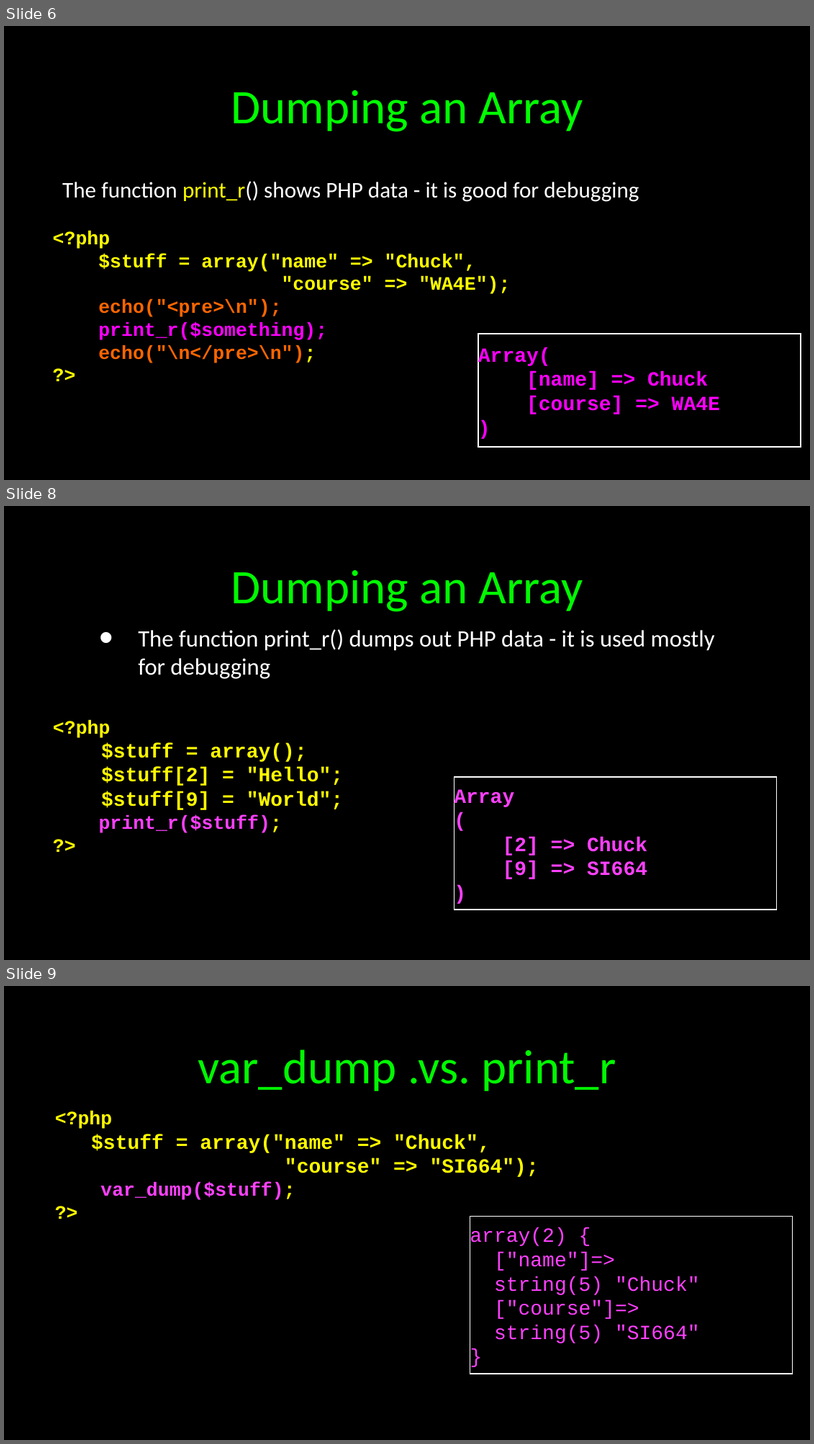
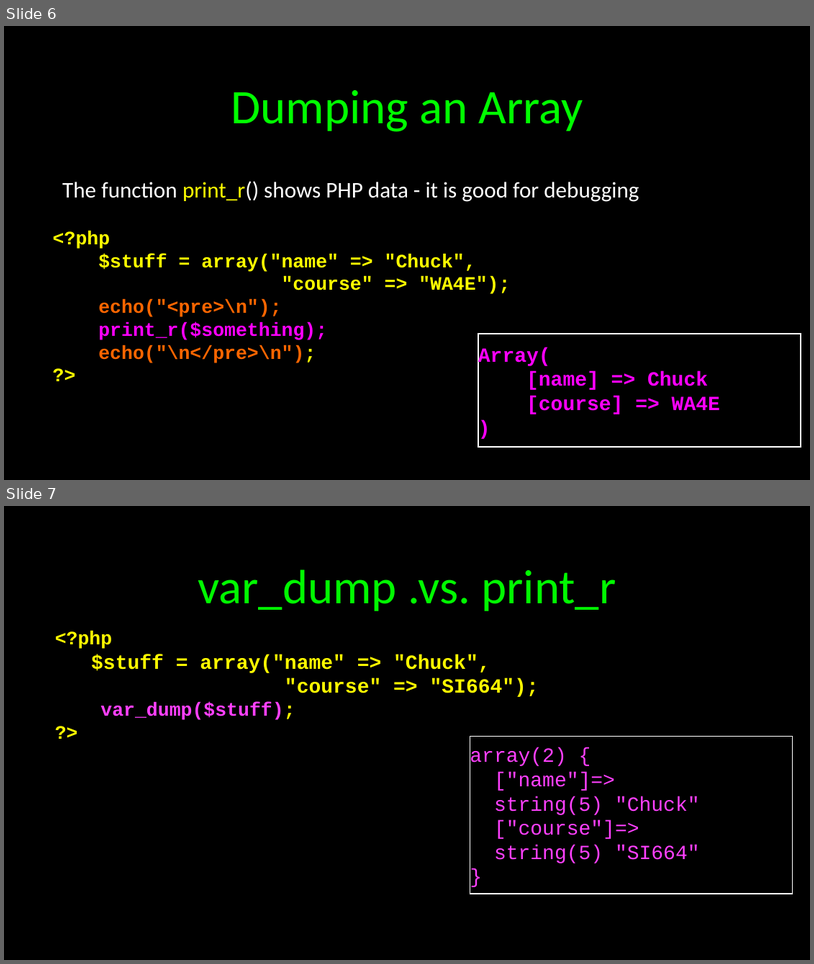
Before and after one commit to csev/wa4e, a slide deck: lectures/PHP-02-Arrays.ppt. Shown one above the other, each under a label of ours: slides 6, 8 and 9 before the commit, slides 6 and 7 after it; the slides between them are not shown. The pictures are 814x1444 and 814x964 pixels, drawn with LibreOffice and Linux fonts; fonts in the diff are those of the drawing. Boxes give left, top, right and bottom in pixels: in the first picture for what was removed or moved away, otherwise in the second. Text is boxed around its words. In the diff, an @@ line names an element or a change of style, - is before the commit and + after.

```diff
--- a/lectures/PHP-02-Arrays.ppt
+++ b/lectures/PHP-02-Arrays.ppt
@@ slide 8 removed at [4,506,810,960], background #000000; not listed: 1 template element that a slide beside it also shows @@
@@ title removed at [232,570,583,612] @@
-Dumping an Array
@@ text removed at [138,629,715,679] @@
-• The function print_r() dumps out PHP data - it is used mostly for debugging
@@ free removed at [51,710,368,861] @@
-<?php
-$stuff = array();
-$stuff[2] = "Hello";
-$stuff[9] = "World";
-print_r($stuff);
-?>
@@ freeform shape removed at [454,777,777,909] @@
-Array
-(
-[2] => Chuck
-[9] => SI664
-)
@@ what was slide 9 is now slide 7 @@
```
Also in this commit, not shown: 1 slide changed, 1 other slide removed.
